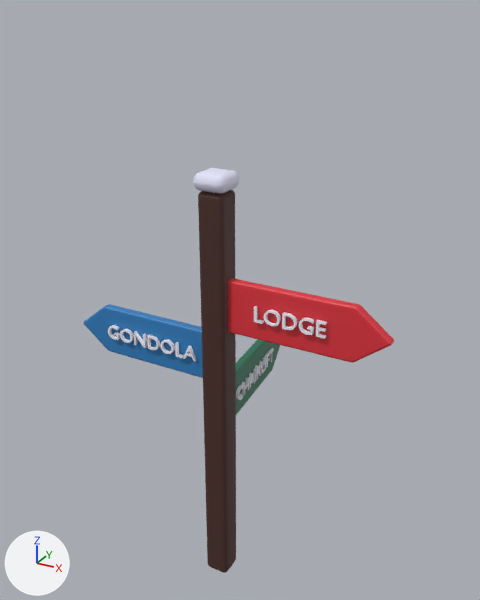
Two versions of the glTF model art/models/frost_signpost.glb, one commit apart.
Both versions are drawn from a 50 mm camera at (1.77, -2.96, 3.48) aimed at (-0.1, 0.44, 1.78). Lighting does not change. The marker at lower left points along +X, +Y and +Z. The first picture is the older version. Vertices at exactly the same position are counted once.

In view in the first picture: 'Signpost'.
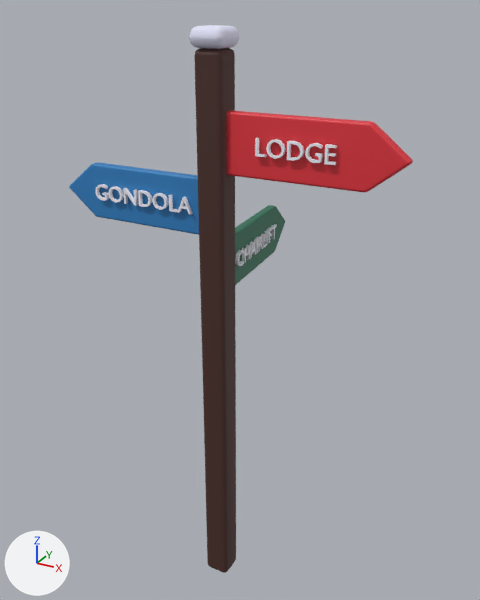
What changed in the scene script:
```text
Change me_signpost:
    used by ob_signpost; location = (0.0, 0.0, 0.0)
    remove me_signpost.from_pydata(...)  # 1662 vertices, 3200 faces; spans x -1.01..1.01, y -0.1..1.01, z 0.0..2.7
    add me_signpost.from_pydata(...)  # 1662 vertices, 3200 faces; spans x -1.01..1.01, y -0.1..1.01, z 0.0..3.4
    me_signpost part 1: the loose piece of 96 vertices spanning x -0.1..0.1, y -0.1..0.1, z 2.6..2.7 is moved by (0.0, 0.0, 0.7)
    me_signpost part 2: the loose piece of 70 vertices spanning x -0.05..1.01, y -0.03..0.03, z 1.79..2.11 is moved by (0.0, 0.0, 0.9)
    me_signpost part 3: the loose piece of 24 vertices spanning x 0.62..0.67, y -0.06..-0.03, z 1.91..2.0 is moved by (0.0, 0.0, 0.9)
    me_signpost part 4: the loose piece of 60 vertices spanning x 0.52..0.6, y -0.06..-0.03, z 1.91..2.0 is moved by (0.0, 0.0, 0.9)
    me_signpost part 5: the loose piece of 36 vertices spanning x 0.43..0.51, y -0.06..-0.03, z 1.91..2.0 is moved by (0.0, 0.0, 0.9)
    me_signpost part 6: the loose piece of 48 vertices spanning x 0.31..0.41, y -0.06..-0.03, z 1.91..2.0 is moved by (0.0, 0.0, 0.9)
    me_signpost part 7: the loose piece of 12 vertices spanning x 0.25..0.31, y -0.06..-0.03, z 1.91..2.0 is moved by (0.0, 0.0, 0.9)
    me_signpost part 8: the loose piece of 22 vertices spanning x -0.22..-0.13, y -0.05..-0.03, z 1.56..1.65 is moved by (0.0, 0.0, 0.9)
    me_signpost part 9: the loose piece of 12 vertices spanning x -0.27..-0.22, y -0.05..-0.03, z 1.56..1.65 is moved by (0.0, 0.0, 0.9)
    me_signpost part 10: the loose piece of 48 vertices spanning x -0.38..-0.29, y -0.05..-0.03, z 1.56..1.65 is moved by (0.0, 0.0, 0.9)
    me_signpost part 11: the loose piece of 36 vertices spanning x -0.48..-0.39, y -0.05..-0.03, z 1.56..1.65 is moved by (0.0, 0.0, 0.9)
    me_signpost part 12: the loose piece of 20 vertices spanning x -0.58..-0.49, y -0.05..-0.03, z 1.56..1.65 is moved by (0.0, 0.0, 0.9)
    me_signpost part 13: all 546 vertices in x -0.12..0.05, y -0.05..1.01, z 1.09..1.76 are moved by (0.0, 0.0, 0.9)
    me_signpost part 14: all 150 vertices in x -1.01..-0.59, y -0.05..0.03, z 1.44..1.76 are moved by (0.0, 0.0, 0.9)
    me_signpost part 15: 28 of the vertices in x -0.08..0.08, y -0.08..0.08, z 2.57..2.6 are moved by (0.0, 0.0, 0.7)
    other edits to the shape of me_signpost do not show in these pictures
```

Where the change shows, as pixel boxes (x1, y1, x2, y2) in the pictures (480 x 600 px; the box of a moved part takes in the faces that stretch with it):
'Signpost', reshaped (11% wider, 35% taller)
    before: (84, 168, 394, 573)
    after: (69, 25, 413, 573)
part 1 of me_signpost, moved or reshaped
    before: (193, 168, 239, 193)
    after: (189, 25, 239, 49)
part 2 of me_signpost, moved or reshaped
    before: (228, 278, 394, 363)
    after: (226, 110, 413, 192)
part 3 of me_signpost, moved or reshaped
    before: (316, 320, 327, 339)
    after: (324, 144, 337, 165)
part 4 of me_signpost, moved or reshaped
    before: (298, 317, 314, 335)
    after: (305, 143, 323, 163)
part 5 of me_signpost, moved or reshaped
    before: (282, 312, 298, 330)
    after: (287, 141, 304, 161)
part 6 of me_signpost, moved or reshaped
    before: (264, 310, 281, 326)
    after: (266, 139, 286, 159)
part 7 of me_signpost, moved or reshaped
    before: (254, 306, 264, 324)
    after: (255, 137, 267, 157)
part 8 of me_signpost, moved or reshaped
    before: (183, 345, 197, 362)
    after: (178, 197, 193, 215)
part 9 of me_signpost, moved or reshaped
    before: (175, 342, 184, 358)
    after: (168, 194, 178, 212)
part 10 of me_signpost, moved or reshaped
    before: (160, 339, 175, 354)
    after: (152, 193, 168, 210)
part 11 of me_signpost, moved or reshaped
    before: (147, 335, 160, 350)
    after: (138, 190, 152, 207)
part 12 of me_signpost, moved or reshaped
    before: (134, 331, 147, 348)
    after: (123, 188, 138, 206)
part 13 of me_signpost, moved or reshaped
    before: (236, 339, 280, 415)
    after: (235, 205, 285, 285)
part 14 of me_signpost, moved or reshaped
    before: (84, 304, 203, 378)
    after: (69, 162, 199, 235)
part 15 of me_signpost, moved or reshaped
    before: (198, 190, 236, 571)
    after: (194, 48, 236, 571)
